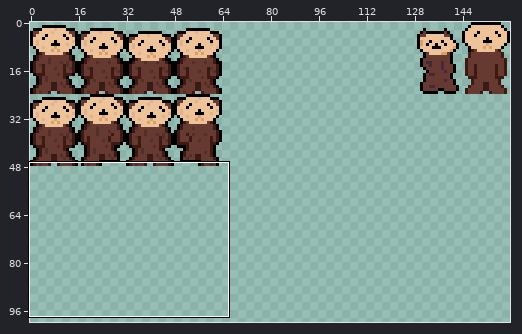
Pixel-art file: art_club/sprites/player_sprites/otter_test.aseprite. The first picture is a wide view before the edit; the outline marks the close-up.
Close-up. Before the edit:
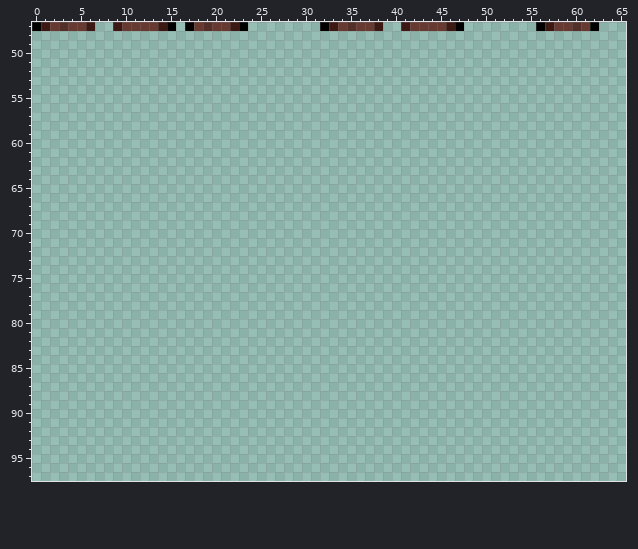
160x240 pixels, 1 frame. Shown: x 0..65, y 47..97. The wide view leaves out empty margins. The commit also changed other parts of the picture, which this record leaves out.
Now the later version:
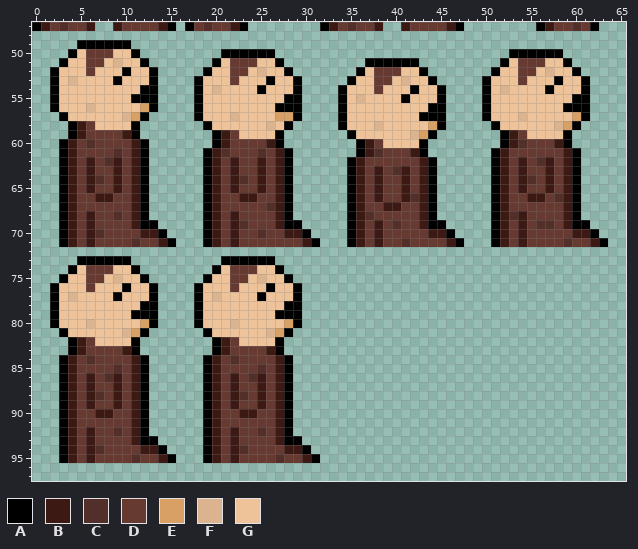
Palette (. is transparent): A #000000  B #3d1913  C #522f29  D #663931  E #d9a066  F #dbb48f  G #eec39a
From old to new:
@@ x 0..65 @@
 48 ..................................................................
-49 ..................................................................
-50 ..................................................................
-51 ..................................................................
-52 ..................................................................
-53 ..................................................................
-54 ..................................................................
-55 ..................................................................
-56 ..................................................................
-57 ..................................................................
-58 ..................................................................
-59 ..................................................................
-60 ..................................................................
-61 ..................................................................
-62 ..................................................................
-63 ..................................................................
-64 ..................................................................
-65 ..................................................................
-66 ..................................................................
-67 ..................................................................
-68 ..................................................................
-69 ..................................................................
-70 ..................................................................
-71 ..................................................................
+49 .....AAAAAA.......................................................
+50 ....AGDDDGGA.........AAAAAA..........................AAAAAA.......
+51 ...AGGDDGFGGA.......AGDDDGGA.........AAAAAA.........AGDDDGGA......
+52 ..AGGGDGGGAGGA.....AGGDDGFGGA.......AGDDDGGA.......AGGDDGFGGA.....
+53 ..AGFGGGGAGGGA....AGGGDGGGAGGA.....AGGDDGFGGA.....AGGGDGGGAGGA....
+54 ..AGGGGGGGGGAA....AGFGGGGAGGGA....AGGGDGGGAGGA....AGFGGGGAGGGA....
+55 ..AGGGGGGGGAAA....AGGGGGGGGGAA....AGFGGGGAGGGA....AGGGGGGGGGAA....
+56 ..AGGGFGGGGGEA....AGGGGGGGGAAA....AGGGGGGGGGAA....AGGGGGGGGAAA....
+57 ...AGGGGGGFEA.....AGGGFGGGGEEA....AGGGGGGGGAAA....AGGGFGGGGGEA....
+58 ....ABDGGGGA.......AGGGGGGFGA.....AGGGFGGGGGEA.....AGGGGGGFEA.....
+59 ....ABDDDDBA........ABDGGGGA.......AGGGGGGFEA.......ABDGGGGA......
+60 ...ABDCDDDDBA.......ABDDDDBA........ABDGGGGA........ABCDDDBA......
+61 ...ABDDDDCDBA......ABCDDDCDBA.......ABCDDDBA.......ABDDDDDDBA.....
+62 ...ABDBDCBDBA......ABDBDDBDBA......ABDDDDDDBA......ABDBDCBDBA.....
+63 ...ABDBDDBDBA......ABDBDDBDBA......ABDBDCBDBA......ABDBDDBDBA.....
+64 ...ABDBCDBDBA......ABDBCDBDBA......ABDBDDBDBA......ABDBCDBDBA.....
+65 ...ABDBDDBDBA......ABDBDDBDBA......ABDBDDBDBA......ABDBDDBDBA.....
+66 ...ABDDBBDDBA......ABDDBBDDBA......ABDBDDBCBA......ABDDBBDCBA.....
+67 ...ABDDDDDDBA......ABDDDDDCBA......ABDDBBDDBA......ABDDDDDDBA.....
+68 ...ABDBDDCDBA......ABDBDDDDBA......ABCDDDDDBA......ABCBDDDDBA.....
+69 ...ABDBDDDDBAA.....ABDBCDDDBAA.....ABDBDCDDBAA.....ABDBDCCDBAA....
+70 ...ABDBCDDDDBBA....ABDBDDCDDBBA....ABDBDDDDDBBA....ABDBDDDDDBBA...
+71 ...ABDBDDDDCDDBA...ABDBDDDDDDDBA...ABDBDDCDDDDBA...ABDBDDDDCDDBA..
 72 ..................................................................
-73 ..................................................................
-74 ..................................................................
-75 ..................................................................
-76 ..................................................................
-77 ..................................................................
-78 ..................................................................
-79 ..................................................................
-80 ..................................................................
-81 ..................................................................
-82 ..................................................................
-83 ..................................................................
-84 ..................................................................
-85 ..................................................................
-86 ..................................................................
-87 ..................................................................
-88 ..................................................................
-89 ..................................................................
-90 ..................................................................
-91 ..................................................................
-92 ..................................................................
-93 ..................................................................
-94 ..................................................................
-95 ..................................................................
+73 .....AAAAAA..........AAAAAA.......................................
+74 ....AGDDDGGA........AGDDDGGA......................................
+75 ...AGGDDGFGGA......AGGDDGFGGA.....................................
+76 ..AGGGDGGGAGGA....AGGGDGGGAGGA....................................
+77 ..AGFGGGGAGGGA....AGFGGGGAGGGA....................................
+78 ..AGGGGGGGGGAA....AGGGGGGGGGAA....................................
+79 ..AGGGGGGGGAAA....AGGGGGGGGAAA....................................
+80 ..AGGGFGGGGGEA....AGGGFGGGGGEA....................................
+81 ...AGGGGGGFEA......AGGGGGGFEA.....................................
+82 ....ABDGGGGA........ABDGGGGA......................................
+83 ....ABDDDDBA........ABDDDDBA......................................
+84 ...ABDCDDDDBA......ABDCDDDDBA.....................................
+85 ...ABDDDDCDBA......ABDDDDCDBA.....................................
+86 ...ABDBDCBDBA......ABDBDCBDBA.....................................
+87 ...ABDBDDBDBA......ABDBDDBDBA.....................................
+88 ...ABDBCDBDBA......ABDBCDBDBA.....................................
+89 ...ABDBDDBDBA......ABDBDDBDBA.....................................
+90 ...ABDDBBDDBA......ABDDBBDDBA.....................................
+91 ...ABDDDDDDBA......ABDDDDDDBA.....................................
+92 ...ABDBDDCDBA......ABDBDDCDBA.....................................
+93 ...ABDBDDDDBAA.....ABDBDDDDBAA....................................
+94 ...ABDBCDDDDBBA....ABDBCDDDDBBA...................................
+95 ...ABDBDDDDCDDBA...ABDBDDDDCDDBA..................................
 96 ..................................................................
Where, in picture pixels (left, top, right, bottom), the same in both close-ups:
added: (50, 40, 608, 463)
